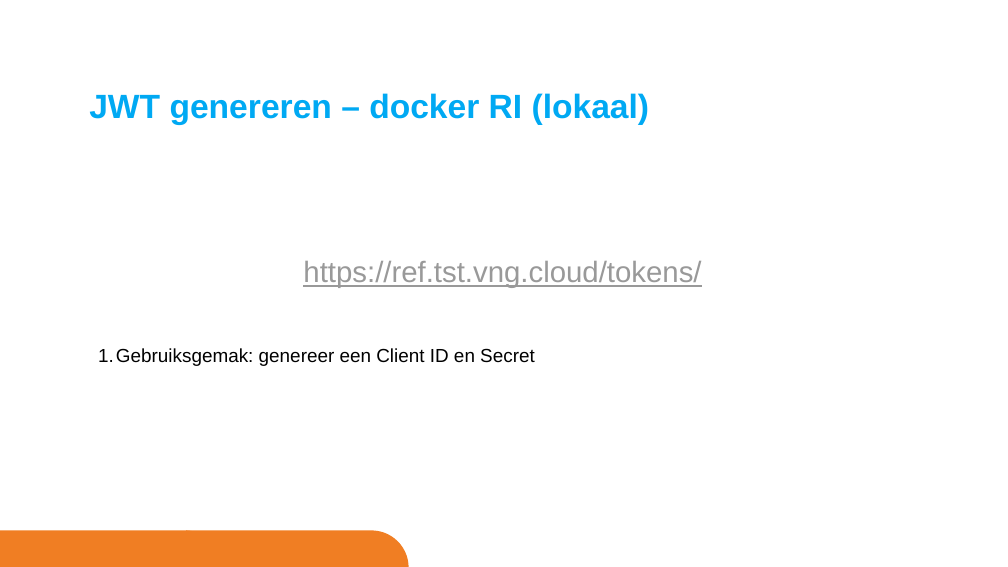
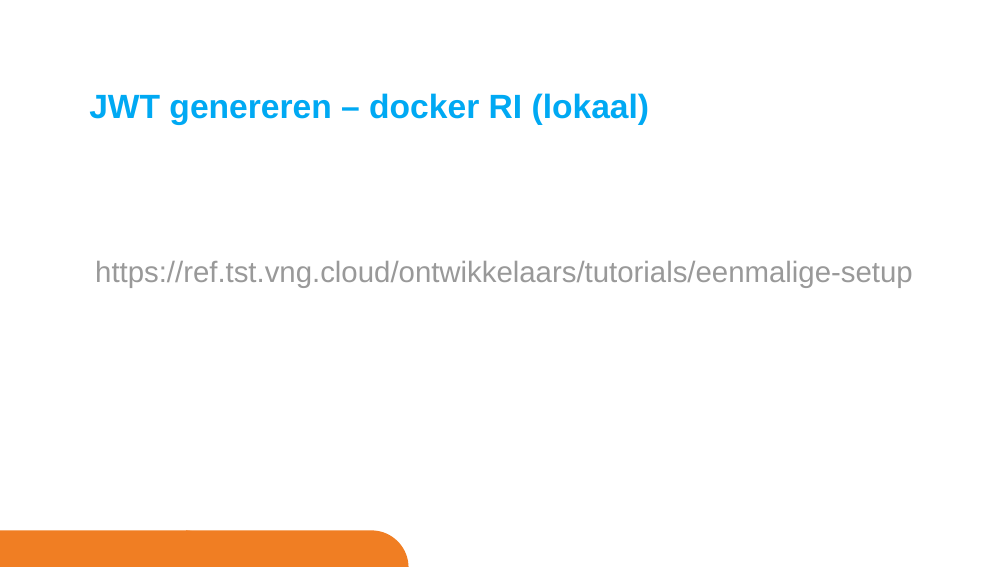
Before and after one commit to VNG-Realisatie/gemma-zaken, a slide deck: slide 7 of docs/_content/ontwikkelaars/tutorials/autorisatie.pptx. Drawn at 1008x567 pixels with LibreOffice and Linux fonts; fonts in the diff are those of the drawing; background and template pictures are left out. Boxes give left, top, right and bottom in pixels: in the first picture for what was removed or moved away, otherwise in the second. Text is boxed around its words. In the diff, an @@ line names an element or a change of style, - is before the commit and + after.

Commit message:
:pencil: Replaced tutorial with new version

```diff
--- a/docs/_content/ontwikkelaars/tutorials/autorisatie.pptx
+++ b/docs/_content/ontwikkelaars/tutorials/autorisatie.pptx
@@ text at (95,261,913,288): text changed @@
-https://ref.tst.vng.cloud/tokens/
+https://ref.tst.vng.cloud/ontwikkelaars/tutorials/eenmalige-setup
@@ text removed at (116,348,535,366) @@
-1. Gebruiksgemak: genereer een Client ID en Secret
```
Also in this commit, not shown: 5 other slides changed, 2 slides added, 6 slides removed.
